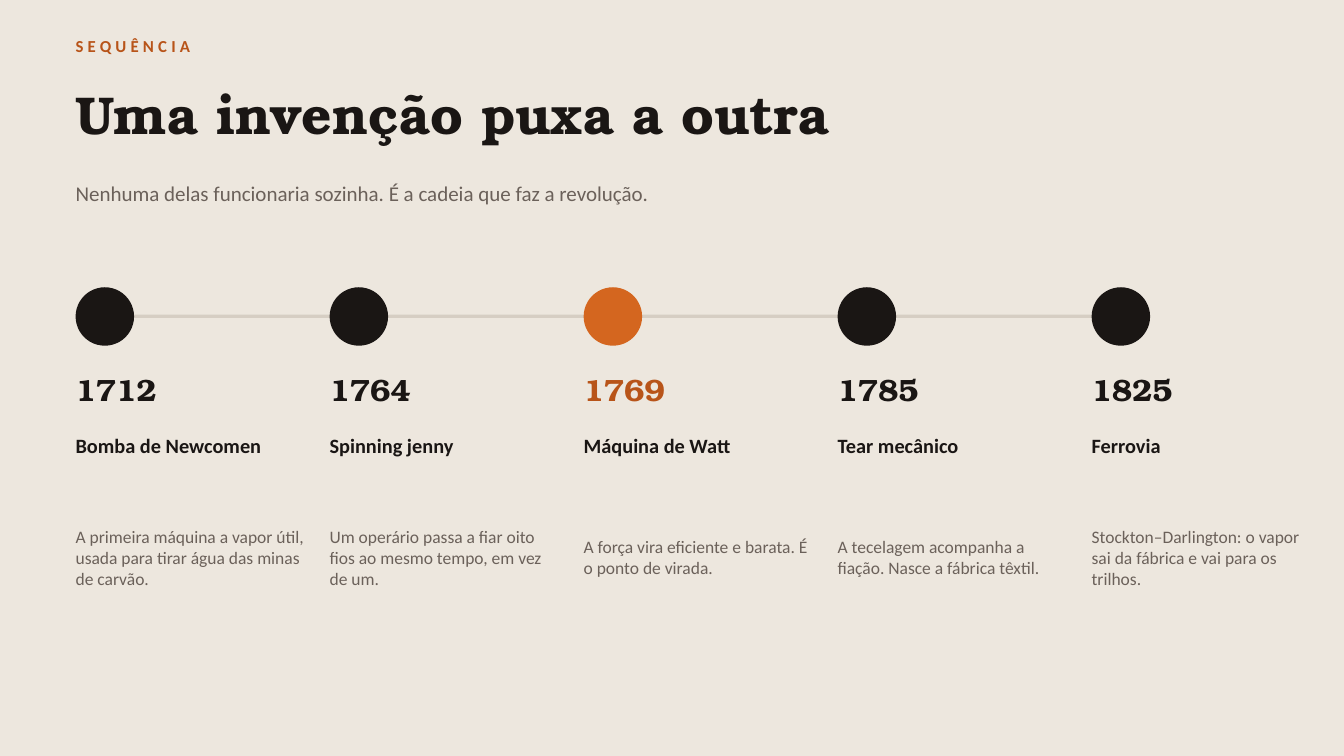
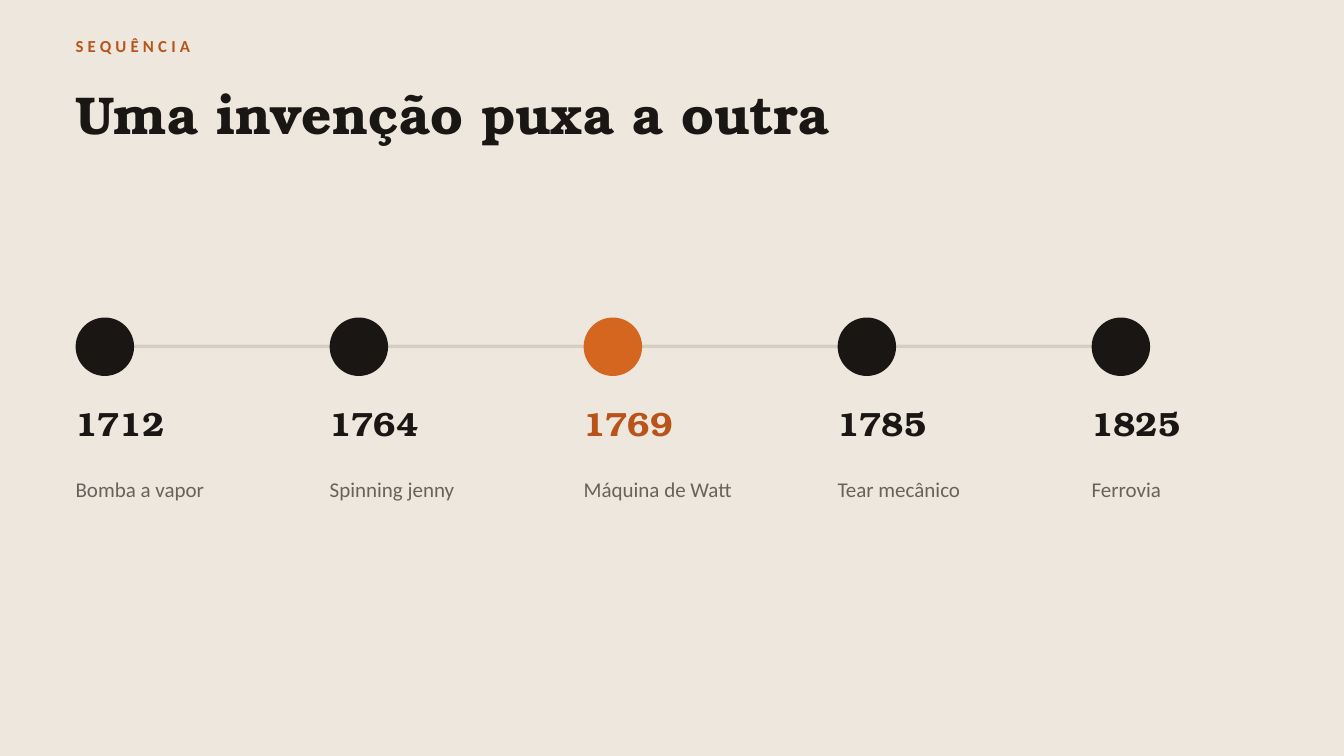
Before and after one commit to guirab734/industry, a slide deck: slide 4 of docs/primeira-revolucao-industrial.pptx. Drawn at 1344x756 pixels with LibreOffice and Linux fonts; fonts in the diff are those of the drawing. Boxes give left, top, right and bottom in pixels: in the first picture for what was removed or moved away, otherwise in the second. Text is boxed around its words. In the diff, an @@ line names an element or a change of style, - is before the commit and + after.

Commit message:
Slide enxugado para tópicos e com as perguntas do enunciado
Reduz de 12 para 10 slides e corta o texto corrido: cada slide passa a
ter entre 128 e 309 caracteres, contra 600+ antes. O que era parágrafo
virou tópico curto; o que era explicação foi para a nota de orador.

Principais mudanças:
- Capa mantida como estava
- Têxtil e ferrovia viram um slide só, com as duas gravuras lado a lado
- Linha do tempo fica só com ano e nome, sem descrição
- O custo social perde os cartões e vira quatro tópicos ao lado da gravura

As cinco perguntas de discussão que eu havia escrito saem, e entram as
cinco do enunciado, que cobrem as quatro revoluções. As respostas curtas
de cada uma estão na nota de orador desse slide.

```diff
--- a/docs/primeira-revolucao-industrial.pptx
+++ b/docs/primeira-revolucao-industrial.pptx
@@ text removed at box(76, 184, 648, 205) @@
-Nenhuma delas funcionaria sozinha. É a cadeia que faz a revolução.
@@ 3 ellipses, 1 rectangle: place and size @@
-3 ellipses, 1 rectangle at box(76, 287, 1136, 346)
+3 ellipses, 1 rectangle at box(76, 318, 1136, 376)
@@ ellipse: place and size @@
-ellipse at box(1092, 287, 1150, 346)
+ellipse at box(838, 318, 896, 376)
@@ ellipse: place and size @@
-ellipse at box(838, 287, 896, 346)
+ellipse at box(1092, 318, 1150, 376)
@@ text "1712": place and size @@
-text "1712" at box(76, 379, 157, 401)
+text "1712" at box(76, 412, 165, 436)
@@ text "1764": place and size @@
-text "1764" at box(330, 379, 411, 402)
+text "1764" at box(330, 412, 419, 437)
@@ text "1769": place and size @@
-text "1769" at box(584, 379, 665, 402)
+text "1769" at box(584, 412, 673, 437)
@@ text "1785": place and size @@
-text "1785" at box(838, 378, 919, 402)
+text "1785" at box(838, 411, 927, 437)
@@ size 22 to 24 pt in 5 elements at box(76, 412, 165, 436), box(330, 412, 419, 437), box(584, 412, 673, 437), box(838, 411, 927, 437), box(1092, 411, 1181, 437) @@
@@ text "1825": place and size @@
-text "1825" at box(1092, 378, 1173, 402)
+text "1825" at box(1092, 411, 1181, 437)
@@ text "Spinning jenny": place and size @@
-text "Spinning jenny" at box(330, 438, 453, 457)
+text "Spinning jenny" at box(330, 482, 455, 501)
@@ text "Máquina de Watt": place and size @@
-text "Máquina de Watt" at box(584, 438, 730, 456)
+text "Máquina de Watt" at box(584, 482, 731, 501)
@@ text "Tear mecânico": place and size @@
-text "Tear mecânico" at box(838, 438, 958, 453)
+text "Tear mecânico" at box(838, 482, 960, 497)
@@ size 14.5 to 15 pt, text colour #1A1614 to #6B615A, bold off in 4 elements at box(330, 482, 455, 501), box(584, 482, 731, 501), box(838, 482, 960, 497), box(1092, 482, 1161, 497) @@
@@ text "Ferrovia": place and size @@
-text "Ferrovia" at box(1092, 439, 1161, 453)
+text "Ferrovia" at box(1092, 482, 1161, 497)
@@ text at box(76, 482, 204, 501): text changed; size 14.5 to 15 pt; text colour #1A1614 to #6B615A; bold off @@
-Bomba de Newcomen
+Bomba a vapor
@@ text removed at box(76, 531, 303, 585) @@
-A primeira máquina a vapor útil, usada para tirar água das minas de carvão.
@@ text removed at box(330, 531, 541, 585) @@
-Um operário passa a fiar oito fios ao mesmo tempo, em vez de um.
@@ text removed at box(584, 539, 808, 577) @@
-A força vira eficiente e barata. É o ponto de virada.
@@ text removed at box(1092, 531, 1299, 585) @@
-Stockton–Darlington: o vapor sai da fábrica e vai para os trilhos.
@@ text removed at box(838, 541, 1039, 577) @@
-A tecelagem acompanha a fiação. Nasce a fábrica têxtil.
```
Also in this commit, not shown: 5 other slides changed, 3 slides added, 5 slides removed.
